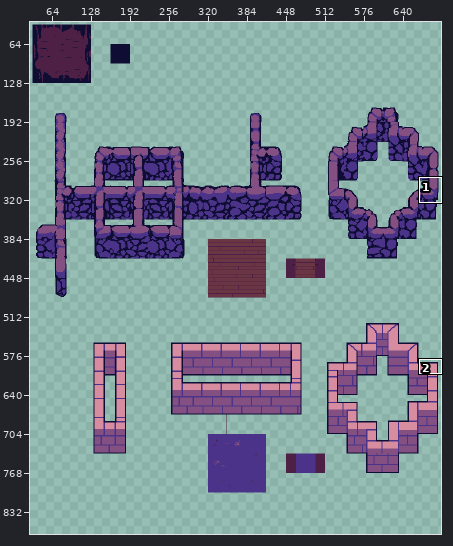
A pixel-art file gets an edit: assets/pres/Tileset 1.aseprite. The picture above shows the old version from afar; the outline marks the close-up.
Close-up. First the earlier version:
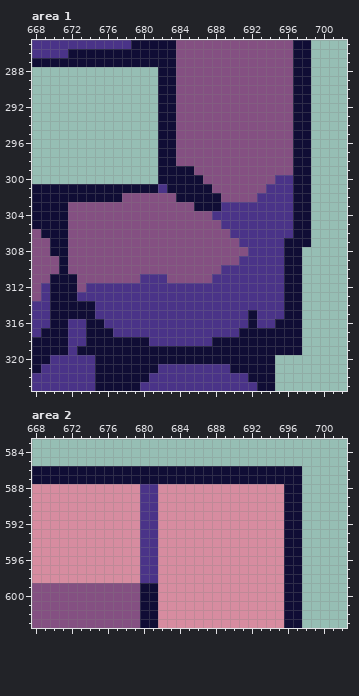
736x992 pixels, 1 frame. Shown: area 1: x 668..702, y 285..323; area 2: x 668..702, y 583..603. The old version is drawn lined up with the new one, on the new canvas. The wide view leaves out empty margins. The commit also changed other parts of the picture, which this record leaves out.
Once edited:
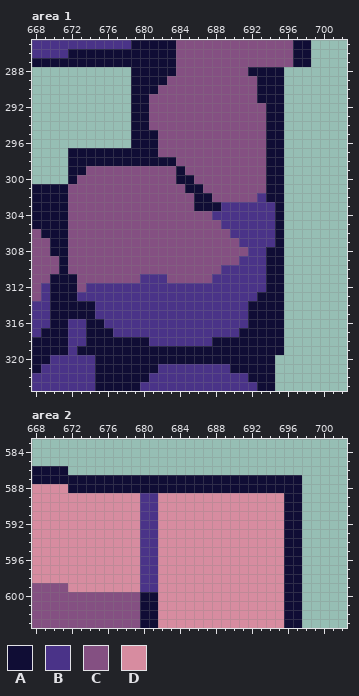
Palette (. is transparent): A #100d35  B #4a3388  C #845082  D #d78ca0
Changes in this commit:
{"change": "canvas 736x992 -> 736x960 (the part of the old canvas that was cut away was empty and is not shown)"}
{"where": "area 1"}
{"y":288,"x":679,"old":"...","new":"AAA"}
{"y":288,"x":692,"old":"CCCCCAA","new":"AAAA..."}
{"y":289,"x":679,"old":"...","new":"AAA"}
{"y":289,"x":683,"old":"A","new":"C"}
{"y":289,"x":693,"old":"CCCCAA","new":"AAA..."}
{"y":290,"x":679,"old":"...AA","new":"AAACC"}
{"y":290,"x":693,"old":"CCCCAA","new":"AAA..."}
{"y":291,"x":679,"old":"...AA","new":"AACCC"}
{"y":291,"x":693,"old":"CCCCAA","new":"AAA..."}
{"y":292,"x":679,"old":"...AA","new":"AACCC"}
{"y":292,"x":694,"old":"CCCAA","new":"AA..."}
{"y":293,"x":679,"old":"...AA","new":"AACCC"}
{"y":293,"x":694,"old":"CCCAA","new":"AA..."}
{"y":294,"x":679,"old":"...AA","new":"AACCC"}
{"y":294,"x":694,"old":"CCCAA","new":"AA..."}
{"y":295,"x":679,"old":"...AA","new":"AAACC"}
{"y":295,"x":694,"old":"CCCAA","new":"AA..."}
{"y":296,"x":679,"old":"...AA","new":"AAACC"}
{"y":296,"x":694,"old":"CCCAA","new":"AA..."}
{"y":297,"x":672,"old":"..........AA","new":"AAAAAAAAAACC"}
{"y":297,"x":694,"old":"CCCAA","new":"AA..."}
{"y":298,"x":672,"old":"..........","new":"AAAAAAAAAA"}
{"y":298,"x":694,"old":"CCCAA","new":"AA..."}
{"y":299,"x":672,"old":"..........AA","new":"AACCCCCCCCCC"}
{"y":299,"x":685,"old":"A","new":"C"}
{"y":299,"x":694,"old":"CCCAA","new":"AA..."}
{"y":300,"x":672,"old":"..........AA","new":"ACCCCCCCCCCC"}
{"y":300,"x":686,"old":"A","new":"C"}
{"y":300,"x":694,"old":"CBBAA","new":"AA..."}
{"y":301,"x":672,"old":"AAAAAAAAAABAA","new":"CCCCCCCCCCCCC"}
{"y":301,"x":687,"old":"A","new":"C"}
{"y":301,"x":694,"old":"BBBAA","new":"AA..."}
{"y":302,"x":672,"old":"AAAAAA","new":"CCCCCC"}
{"y":302,"x":684,"old":"AA","new":"CC"}
{"y":302,"x":688,"old":"A","new":"C"}
{"y":302,"x":694,"old":"BBBAA","new":"AA..."}
{"y":303,"x":695,"old":"BBAA","new":"A..."}
{"y":304,"x":695,"old":"BBAA","new":"A..."}
{"y":305,"x":695,"old":"BBAA","new":"A..."}
{"y":306,"x":695,"old":"BBAA","new":"A..."}
{"y":307,"x":695,"old":"BAAA","new":"A..."}
{"y":308,"x":694,"old":"BBAA","new":"AA.."}
{"y":309,"x":694,"old":"BBAA","new":"AA.."}
{"y":310,"x":694,"old":"BBAA","new":"AA.."}
{"y":311,"x":694,"old":"BBAA","new":"AA.."}
{"y":312,"x":694,"old":"BBAA","new":"AA.."}
{"y":313,"x":693,"old":"BBBAA","new":"AAA.."}
{"y":314,"x":692,"old":"BBBBAA","new":"AAAA.."}
{"y":315,"x":693,"old":"BBBAA","new":"AAA.."}
{"y":316,"x":693,"old":"BB","new":"AA"}
{"y":316,"x":696,"old":"AA","new":".."}
{"y":317,"x":696,"old":"AA","new":".."}
{"y":318,"x":696,"old":"AA","new":".."}
{"y":319,"x":696,"old":"AA","new":".."}
{"where": "area 2"}
{"y":586,"x":672,"old":"AAAAAAAAAAAAAAAAAAAAAAAAAA","new":".........................."}
{"y":588,"x":672,"old":"DDDDDDDDBBDDDDDDDDDDDDDD","new":"AAAAAAAAAAAAAAAAAAAAAAAA"}
{"y":599,"x":672,"old":"CCCCCCCCAA","new":"DDDDDDDDBB"}
